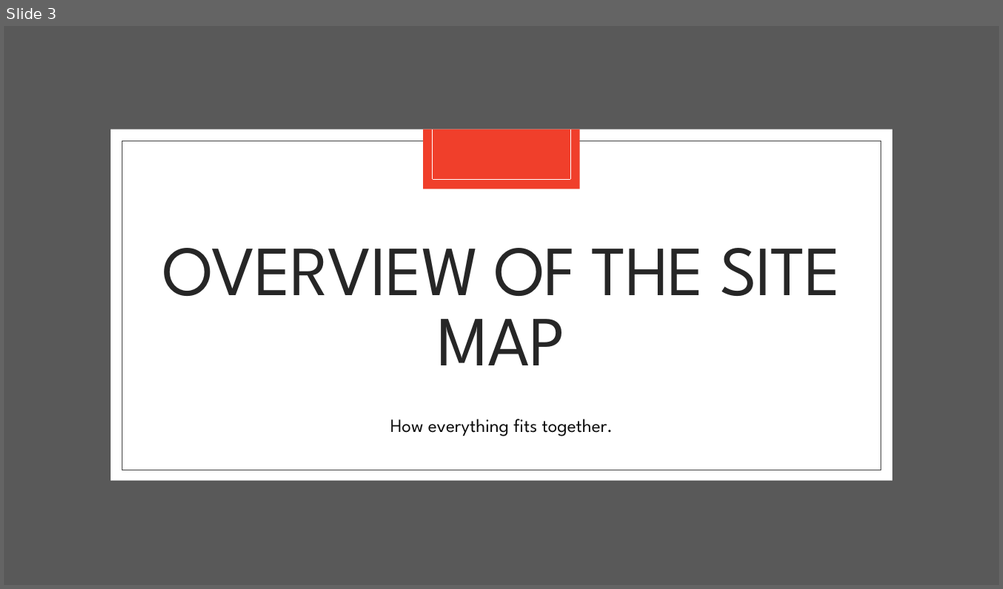
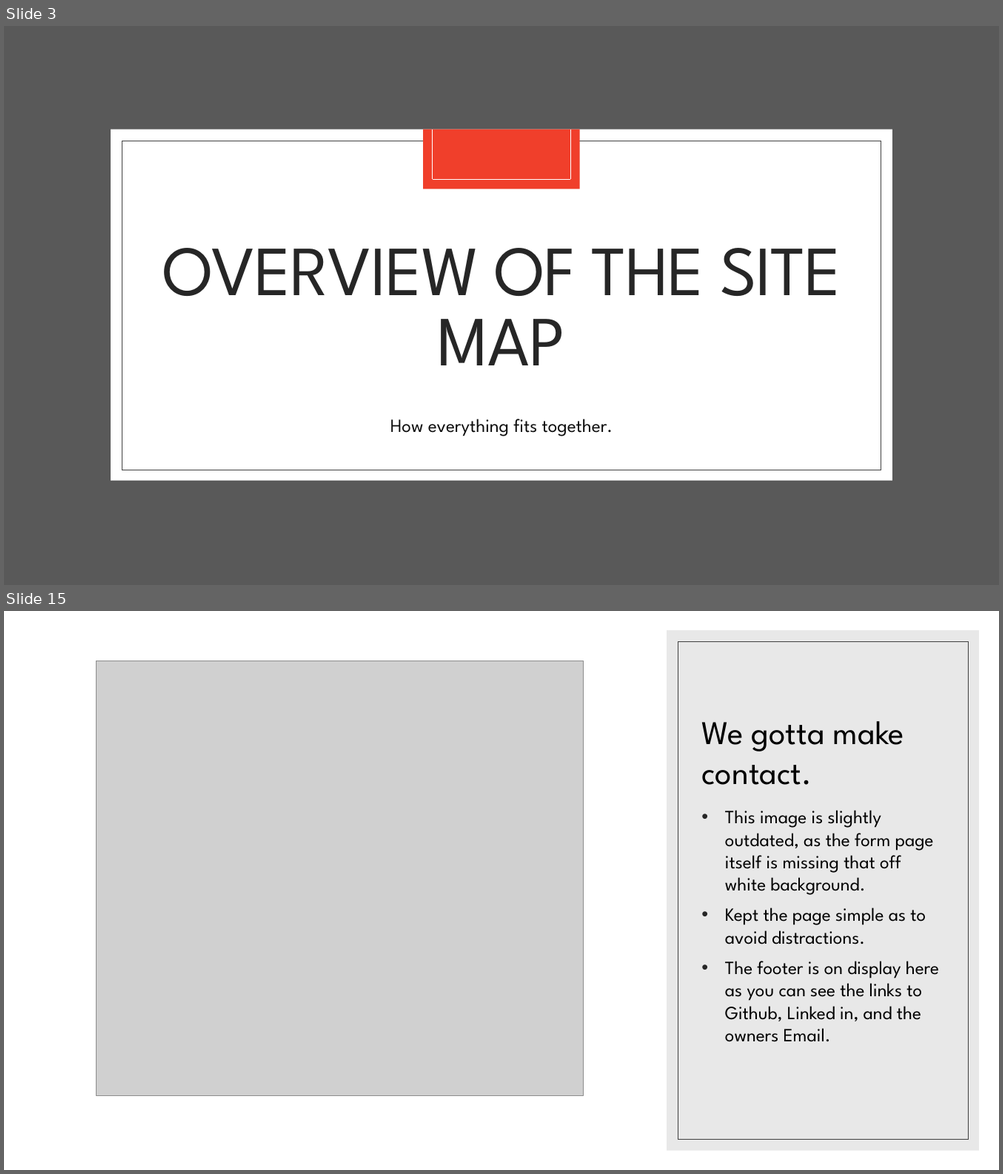
Before and after one commit to wSwanepoel199/WillemSwanepoel_T1A2, a slide deck: ppt/Portfolio.pptx. Shown one above the other, each under a label of ours: slide 3 before the commit, slides 3 and 15 after it; the slides between them are not shown. The pictures are 1003x589 and 1003x1174 pixels, drawn with LibreOffice and Linux fonts; fonts in the diff are those of the drawing; grey boxes stand for pictures. Boxes give left, top, right and bottom in pixels: in the first picture for what was removed or moved away, otherwise in the second. Text is boxed around its words. In the diff, an @@ line names an element or a change of style, - is before the commit and + after.

```diff
--- a/ppt/Portfolio.pptx
+++ b/ppt/Portfolio.pptx
@@ slide 15 added at [4,611,999,1170], background #FFFFFF @@
@@ rectangle added at [666,630,979,1151], fill #D9D9D9 at 60% opacity @@
@@ rectangle added at [677,641,968,1140], outline #404040 0.5 pt @@
@@ picture added at [96,661,583,1096] @@
@@ title added at [701,721,905,785], 32 pt, text #000000 @@
+We gotta make contact.
@@ text added at [725,810,939,1042], 18 pt, text #000000 @@
+• This image is slightly outdated, as the form page itself is missing that off white background.
+• Kept the page simple as to avoid distractions.
+• The footer is on display here as you can see the links to Github, Linked in, and the owners Email.
```
Also in this commit, not shown: 1 slide changed, 10 other slides added.
